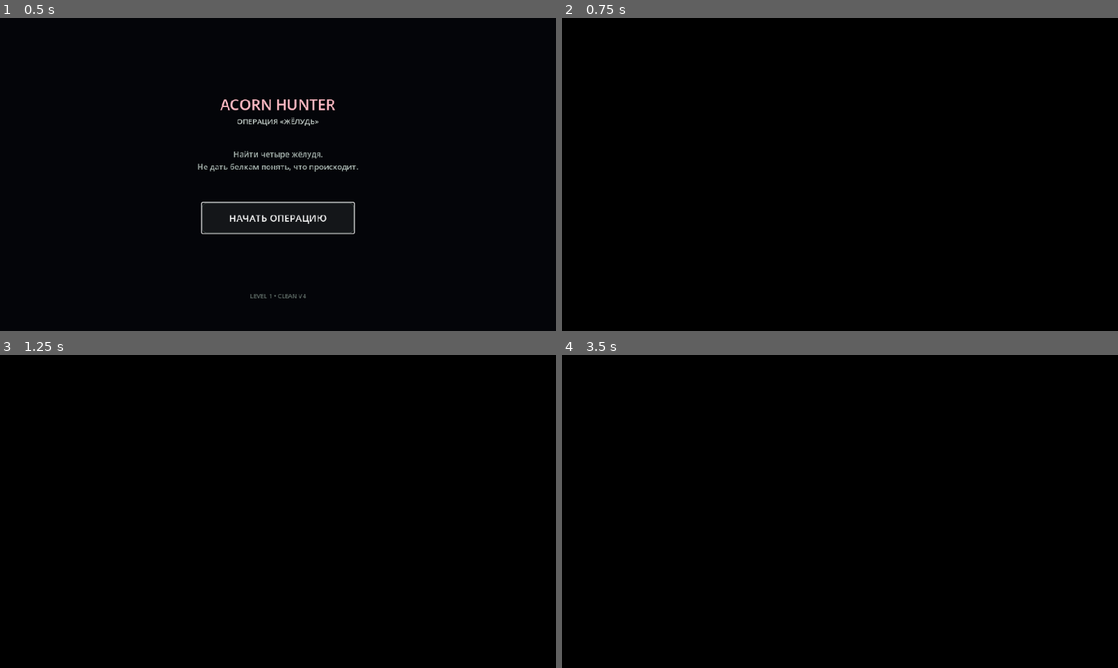
Above: before the commit, frames 1-4 (two rows, left to right).
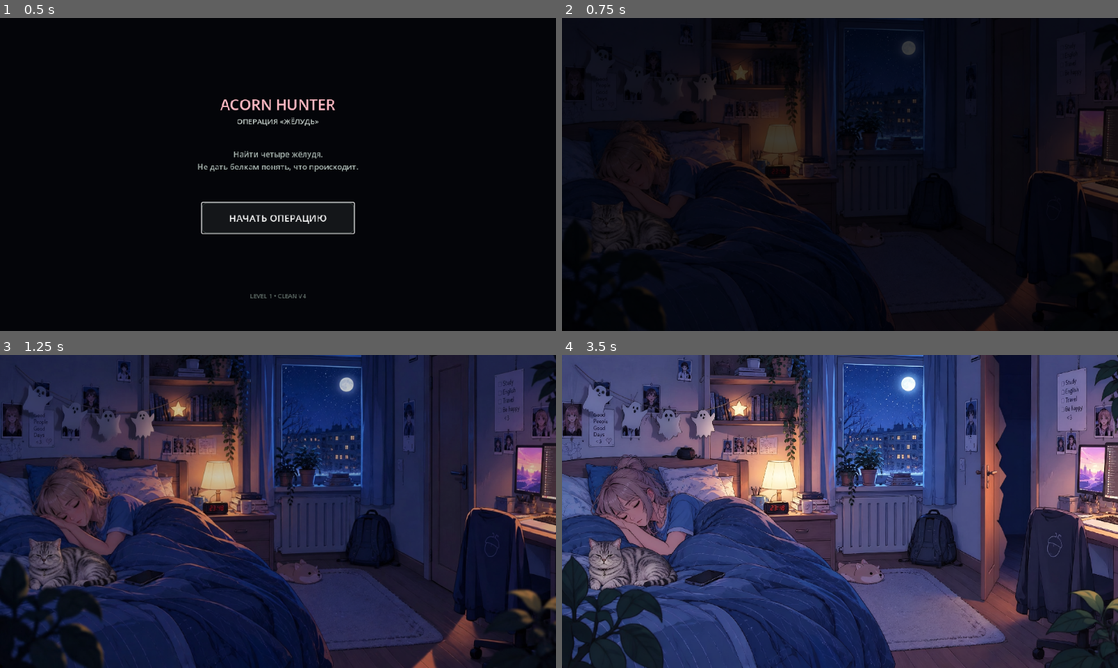
Above: after the commit, the same moments.

Repository: masterofmagic234/Arkon
Game: Godot game, scene res://menu.tscn
Same seed, same stepped clock (60 frames per second), same inputs: the game is played once before the commit and once after it.
Inputs (mouse positions are in pixels of both pictures, inside the frame that each line leads up to):
- Up to frame 1 (0.5 s): no input
- Up to frame 2 (0.75 s): click "НАЧАТЬ ОПЕРАЦИЮ" at 0.5 s
- Up to frame 3 (1.25 s): no input
- Up to frame 4 (3.5 s): tap Enter at 1.25 s; move the mouse to (962, 495) at 1.27 s; click (962, 495) at 1.42 s; drag from (728, 527) to (812, 574) at 2.02 s; move the mouse to (895, 442) at 2.77 s; click (895, 442) at 2.92 s

Frame 1 is identical in both runs. In frame 2, 28% of the frame differs, in the area x 0-100%, y 0-100%; in frame 3, 93%; in frame 4, 99%.
Error before the commit: Invalid assignment of property or key 'position' with value of type 'Vector2' on a base object of type 'null instance'. (res://scripts/intro_cinematic_v2.gd:41)

Commit message:
Make Darina emerge from behind the doorway jamb

Diff:
--- a/scripts/intro_cinematic_v2.gd
+++ b/scripts/intro_cinematic_v2.gd
@@ -3,7 +3,8 @@
 # Intro uses two matching master backgrounds:
 # 1) the perfect closed-door room
 # 2) the same room with the door slightly open
-# Darina is then layered into the doorway.
+# Darina is layered into a clipped doorway region so she physically reads
+# as someone peeking out from behind the door jamb.
 const INTRO_DURATION: float = 14.0
 const ZOOM_AMOUNT: float = 0.025
 const PAN_AMOUNT: Vector2 = Vector2(-8.0, -4.0)
@@ -11,14 +12,15 @@
 var elapsed: float = 0.0
 var finished: bool = false
 
-# The doorway is on the right side of the room. Darina enters from the
-# dark opening itself instead of appearing beside the desk.
-var darina_start: Vector2 = Vector2(1160.0, 400.0)
-var darina_rest: Vector2 = Vector2(1080.0, 400.0)
+# Darina's coordinates are local to DarinaMask. The mask itself is positioned
+# over the dark doorway opening, so everything outside that opening is hidden.
+var darina_start: Vector2 = Vector2(105.0, 255.0)
+var darina_rest: Vector2 = Vector2(60.0, 255.0)
 
 @onready var room_closed: TextureRect = $RoomClosed
 @onready var room_open: TextureRect = $RoomOpen
-@onready var darina: Sprite2D = $Darina
+@onready var darina_mask: Control = $DarinaMask
+@onready var darina: Sprite2D = $DarinaMask/Darina
 @onready var dialogue: Panel = $Dialogue
 @onready var speaker: Label = $Dialogue/Speaker
 @onready var text_label: Label = $Dialogue/Text
@@ -62,6 +64,8 @@
     room_open.scale = Vector2(zoom, zoom)
     room_closed.position = pan
     room_open.position = pan
+    # Keep the doorway mask aligned with the drifting background.
+    darina_mask.position = pan
 
     # Establishing shot: Carolina sleeps with the door closed.
     # At ~2.2s the matching open-door artwork crossfades in.
@@ -76,7 +80,8 @@
     else:
         room_open.modulate.a = 1.0
 
-    # Darina enters from the actual doorway opening.
+    # Darina emerges from inside the dark doorway. The mask prevents her
+    # body from appearing over the wall/desk area to the right of the jamb.
     if elapsed < 3.0:
         darina.modulate.a = 0.0
     elif elapsed < 4.0:
